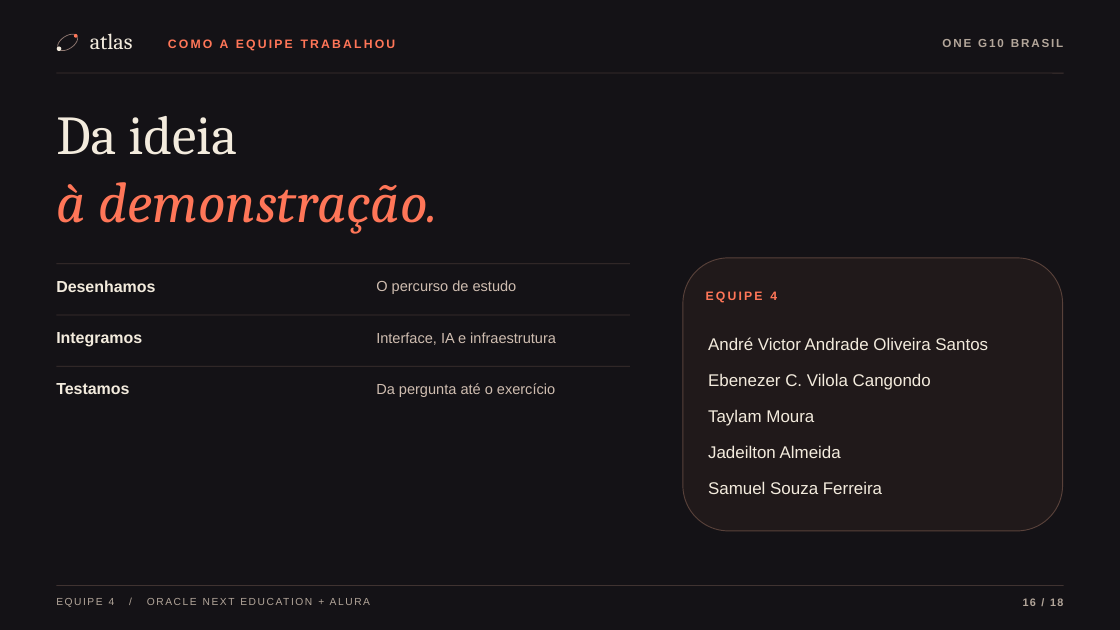
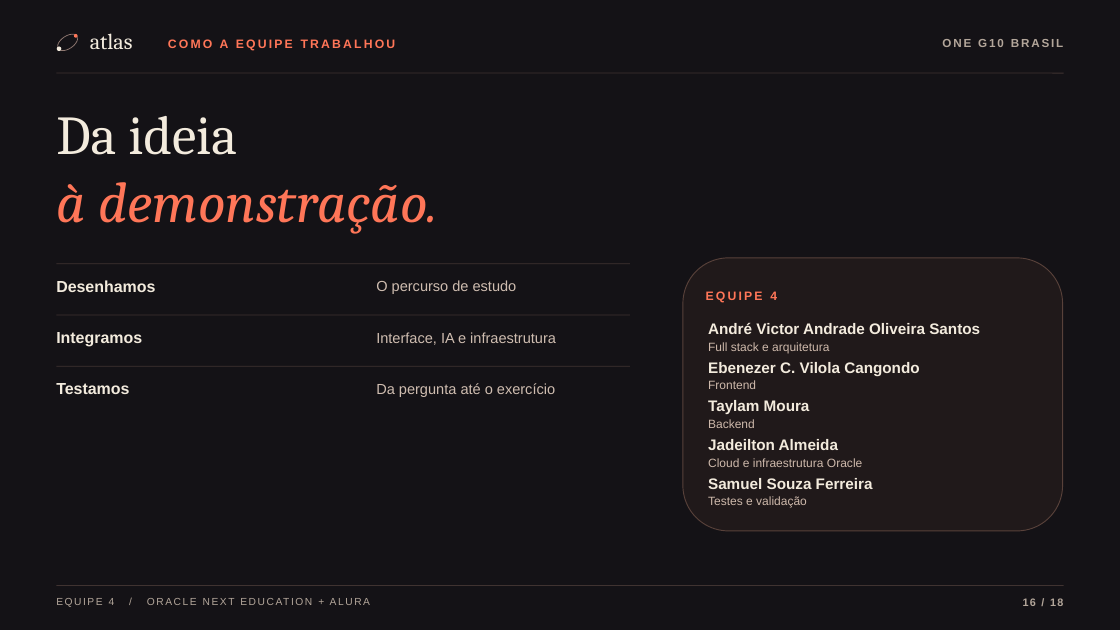
Before and after one commit to Oracle-hackatom-g10-team-4/Nova-mente-Solution, a slide deck: slide 16 of NovaMente-Atlas-Demo-Day-Estudo-e-Treinamento.pptx. Drawn at 1120x630 pixels with LibreOffice and Linux fonts; fonts in the diff are those of the drawing. Boxes give left, top, right and bottom in pixels: in the first picture for what was removed or moved away, otherwise in the second. Text is boxed around its words. In the diff, an @@ line names an element or a change of style, - is before the commit and + after.

Commit message:
docs: inclui as funções da equipe no slide em pptx
Por quê: dar crédito individual na apresentação e preservar a fala sobre colaboração.

```diff
--- a/NovaMente-Atlas-Demo-Day-Estudo-e-Treinamento.pptx
+++ b/NovaMente-Atlas-Demo-Day-Estudo-e-Treinamento.pptx
@@ text "André Victor Andrade Oliveira Santos": place and size @@
-text "André Victor Andrade Oliveira Santos" at bbox=[708, 337, 988, 350]
+text "André Victor Andrade Oliveira Santos" at bbox=[708, 322, 980, 334]
@@ size 14.5 to 13.1 pt, bold on in 5 elements at bbox=[708, 322, 980, 334], bbox=[708, 478, 873, 489], bbox=[708, 439, 838, 450], bbox=[708, 400, 810, 414], bbox=[708, 362, 919, 376] @@
@@ text "Ebenezer C. Vilola Cangondo": place and size @@
-text "Ebenezer C. Vilola Cangondo" at bbox=[708, 373, 931, 390]
+text "Ebenezer C. Vilola Cangondo" at bbox=[708, 362, 919, 376]
@@ text added at bbox=[708, 342, 829, 353], 10.3 pt, text #CEB9AB @@
+Full stack e arquitetura
@@ text added at bbox=[708, 380, 756, 389], 10.3 pt, text #CEB9AB @@
+Frontend
@@ text added at bbox=[708, 419, 755, 428], 10.3 pt, text #CEB9AB @@
+Backend
@@ text added at bbox=[708, 458, 862, 467], 10.3 pt, text #CEB9AB @@
+Cloud e infraestrutura Oracle
@@ text added at bbox=[708, 496, 807, 508], 10.3 pt, text #CEB9AB @@
+Testes e validação
```
